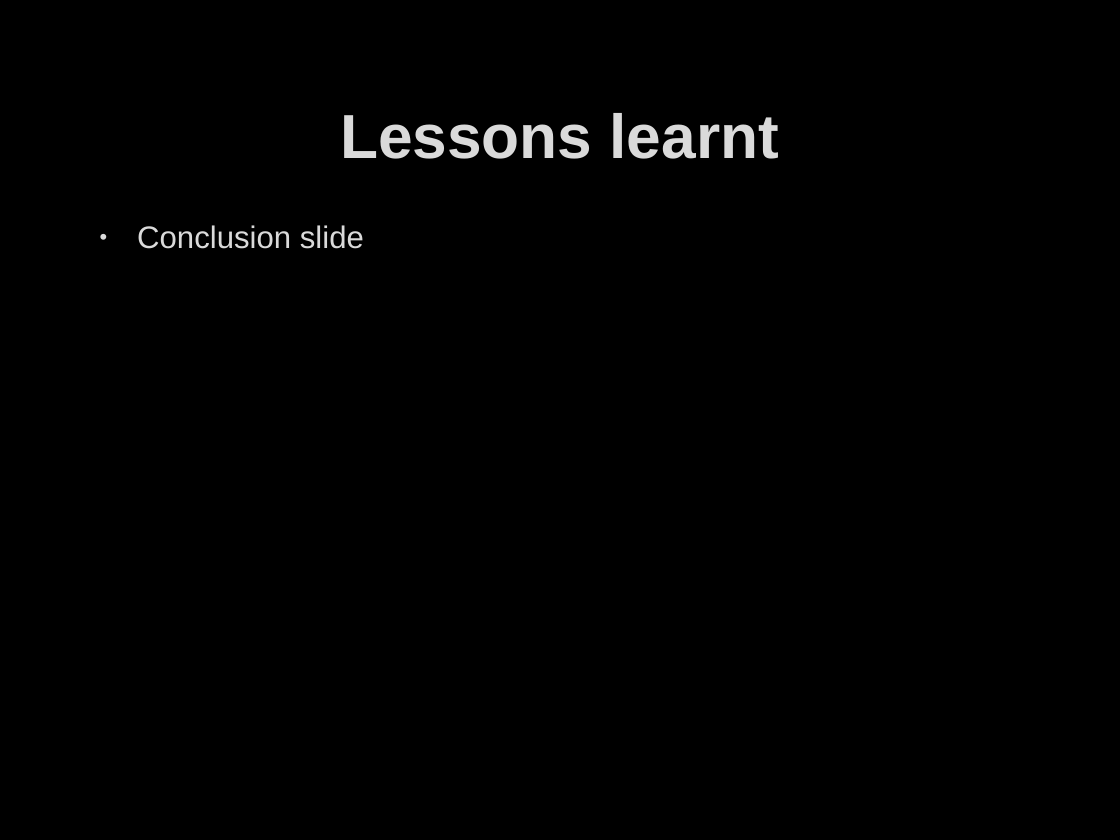
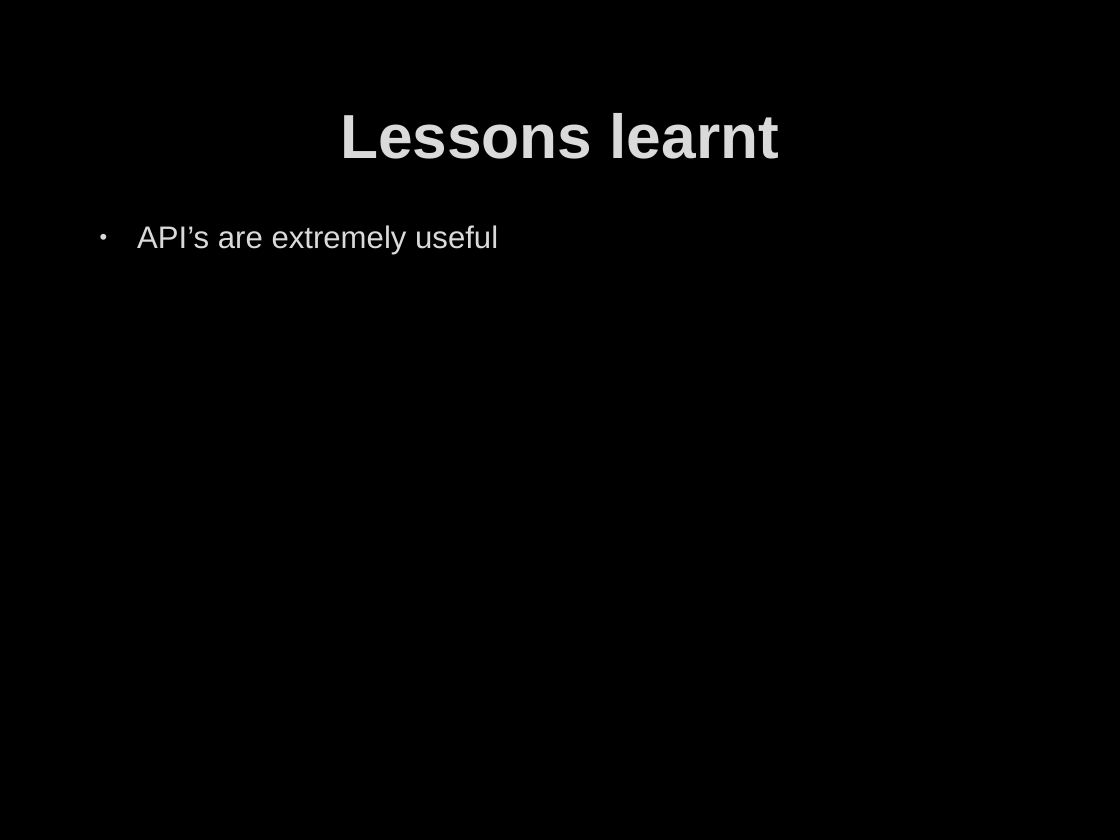
Before and after one commit to ddave2122/Group6, a slide deck: slide 16 of MobAppFinalPresent.pptx (slide 15 before the commit). Drawn at 1120x840 pixels with LibreOffice and Linux fonts; fonts in the diff are those of the drawing; background and template pictures are left out. Boxes give left, top, right and bottom in pixels: in the first picture for what was removed or moved away, otherwise in the second. Text is boxed around its words. In the diff, an @@ line names an element or a change of style, - is before the commit and + after.

```diff
--- a/MobAppFinalPresent.pptx
+++ b/MobAppFinalPresent.pptx
@@ text at [137,225,498,255]: text changed @@
-• Conclusion slide
+• API’s are extremely useful
```
Also in this commit, not shown: 7 other slides changed, 1 slide added.
